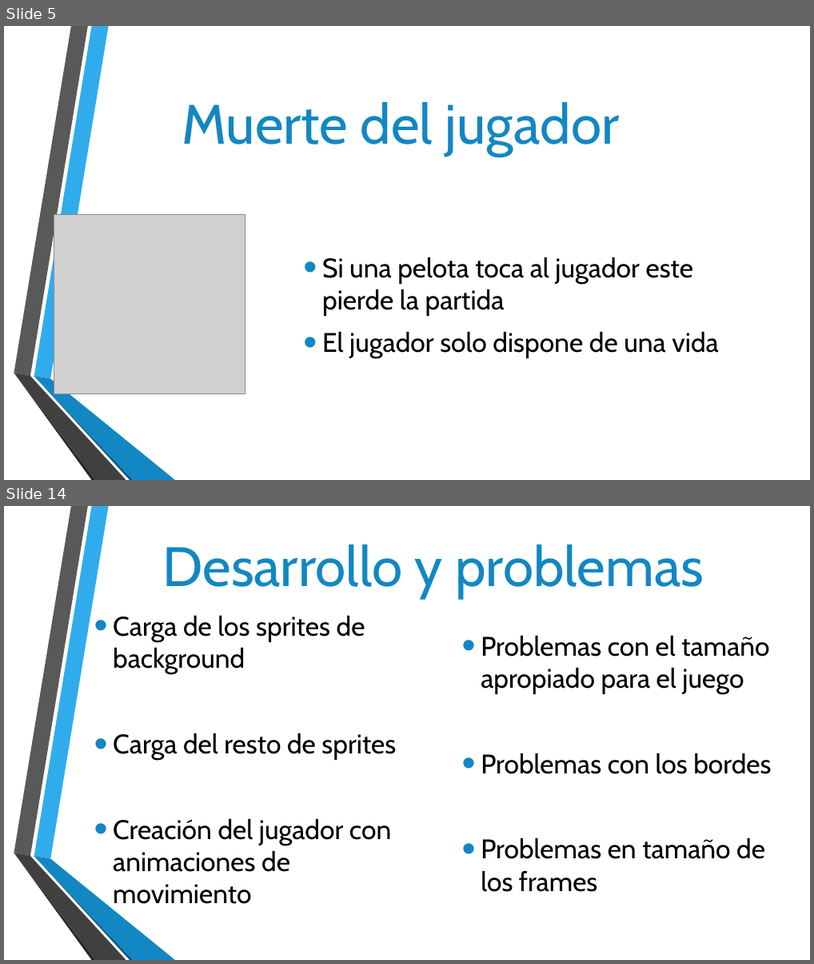
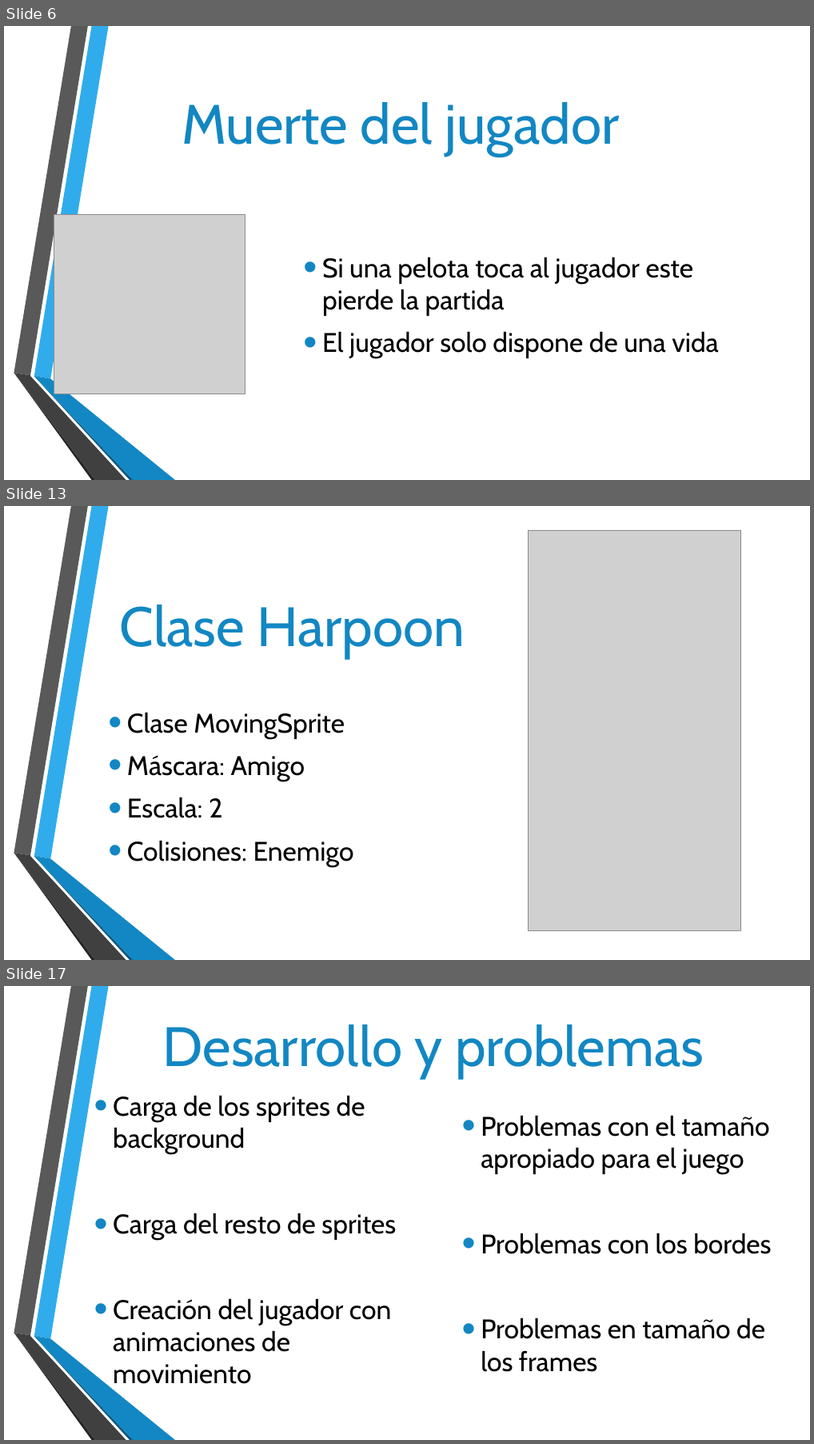
Before and after one commit to alvarocual/Super-Pang, a slide deck: SUPER PANG.pptx. Shown one above the other, each under a label of ours: slides 5 and 14 before the commit, slides 6, 13 and 17 after it; the slides between them are not shown. The pictures are 814x964 and 814x1444 pixels, drawn with LibreOffice and Linux fonts; fonts in the diff are those of the drawing; grey boxes stand for pictures; background and template pictures are left out. Boxes give left, top, right and bottom in pixels: in the first picture for what was removed or moved away, otherwise in the second. Text is boxed around its words. In the diff, an @@ line names an element or a change of style, - is before the commit and + after.

```diff
--- a/SUPER PANG.pptx
+++ b/SUPER PANG.pptx
@@ slide 13 added at (x1=4, y1=506, x2=810, y2=960), background picture (left out); not listed: 6 template elements that a slide beside it also shows @@
@@ picture added at (x1=529, y1=530, x2=742, y2=931) @@
@@ title added at (x1=119, y1=604, x2=465, y2=659), 66 pt, text #1287C3 @@
+Clase Harpoon
@@ text added at (x1=127, y1=712, x2=354, y2=867), 32 pt, text #000000 @@
+• Clase MovingSprite
+• Máscara: Amigo
+• Escala: 2
+• Colisiones: Enemigo
@@ what was slide 5 is now slide 6 @@
@@ what was slide 14 is now slide 17 @@
```
Also in this commit, not shown: 5 slides changed, 7 other slides added, 4 slides removed.
